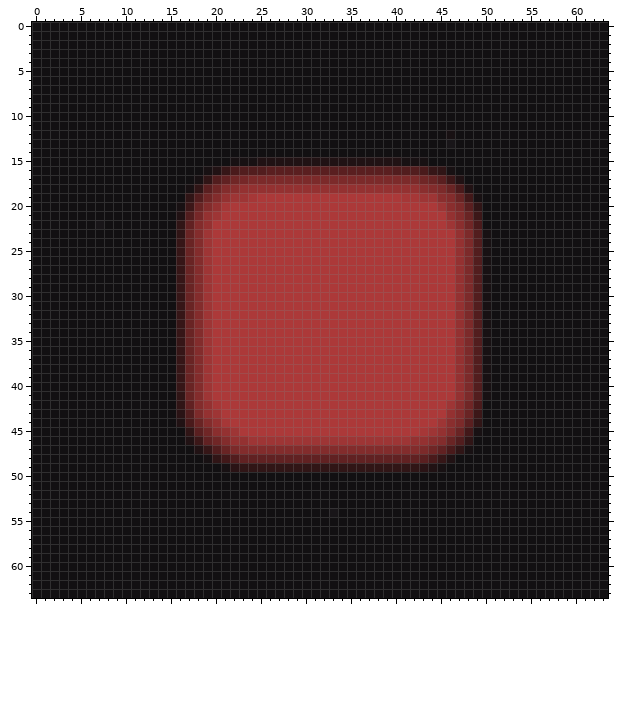
One commit to this pixel-art sprite: so_long/sprites/wall64.png. The first picture shows the starting point.
The file is 64x64 pixels. Colours within 5 levels of each other are drawn and written as one.
Once edited:
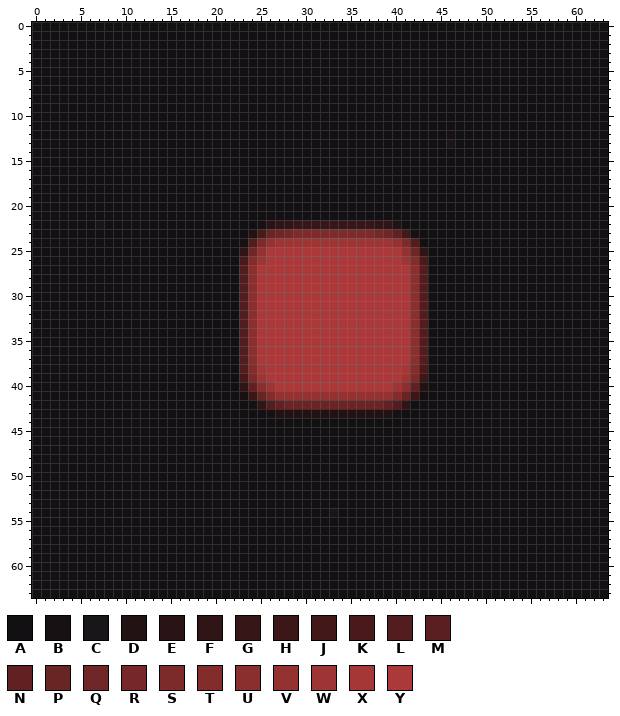
Palette (. is transparent): A #121012  B #181113  C #191619  D #211214  E #2a1315  F #301516  G #361617  H #3c1718  J #421819  K #4a1a1b  L #521d1e  M #5a1f20  N #612122  P #692424  Q #702626  R #762728  S #7c2a2a  T #832c2c  U #8a2e2e  V #943131  W #9e3535  X #a63737  Y #ac3939
The exact change:
Changed rows in their new state; - is an unchanged pixel.
first column x 16:
15 ------AAAAAAAAAAAAAAAAAAAAAA-------
16 ---AAAAAAAAAAAAAAAAAAAAAAAAAAAA----
17 --AAAAAAAAAAAAAAAAAAAAAAAAAAAAAA---
18 -AAAAAAAAAAAAAAAAAAAAAAAAAAAAAAAA--
19 -AAAAAAAAAAAAAAAAAAAAAAAAAAAAAAAAA-
20 AAAAAAAAAAAAAAAAAAAAAAAAAAAAAAAAAA-
21 AAAAAAAAAAAAAAAAAAAAAAAAAAAAAAAAAA-
22 AAAAAAAAABEFFGGGGGGGGGFFDAAAAAAAAA-
23 AAAAAAAADKPQRSSSSSSSSSRQNJBAAAAAAAA
24 AAAAAAABLSVWWWWWWWWWWWWWVSLAAAAAAAA
25 AAAAAAAFQV---------------VQFAAAAAAA
26 AAAAAAAKTW---------------WTKAAAAAAA
27 AAAAAAALU-----------------ULAAAAAAA
28 AAAAAAALU-----------------ULAAAAAAA
29 AAAAAAALU-----------------ULAAAAAAA
30 AAAAAAALU-----------------ULAAAAAAA
31 AAAAAAALU-----------------ULAAAAAAA
32 AAAAAAALU-----------------ULAAAAAAA
33 AAAAAAALU-----------------ULAAAAAAA
34 AAAAAAALU-----------------ULAAAAAAA
35 AAAAAAALU-----------------ULAAAAAAA
36 AAAAAAALU-----------------ULAAAAAAA
37 AAAAAAALU-----------------ULAAAAAAA
38 AAAAAAALTX---------------XTKAAAAAAA
39 AAAAAAAKSW---------------WSHAAAAAAA
40 AAAAAAAFNUW-------------WUNDAAAAAAA
41 AAAAAAABHPTVVVVVVVVVVVVVTPHAAAAAAAA
42 AAAAAAAABFLNPPPPPPPPPPPNLFAAAAAAAA-
43 AAAAAAAAAABDDDDDDDDDDDDDBAAAAAAAAA-
44 AAAAAAAAAAAAAAAAAAAAAAAAAAAAAAAAAA-
45 -AAAAAAAAAAAAAAAAAAAAAAAAAAAAAAAAA-
46 -AAAAAAAAAAAAAAAAAAAAAAAAAAAAAAAA--
47 --AAAAAAAAAAAAAAAAAAAAAAAAAAAAAAA--
48 ---AAAAAAAAAAAAAAAAAAAAAAAAAAAA----
49 -----AAAAAAAAAAAAAAAAAAAAAAAAA-----
Where, in picture pixels (left, top, right, bottom), the same in both pictures:
changed: (176, 157, 491, 472)
